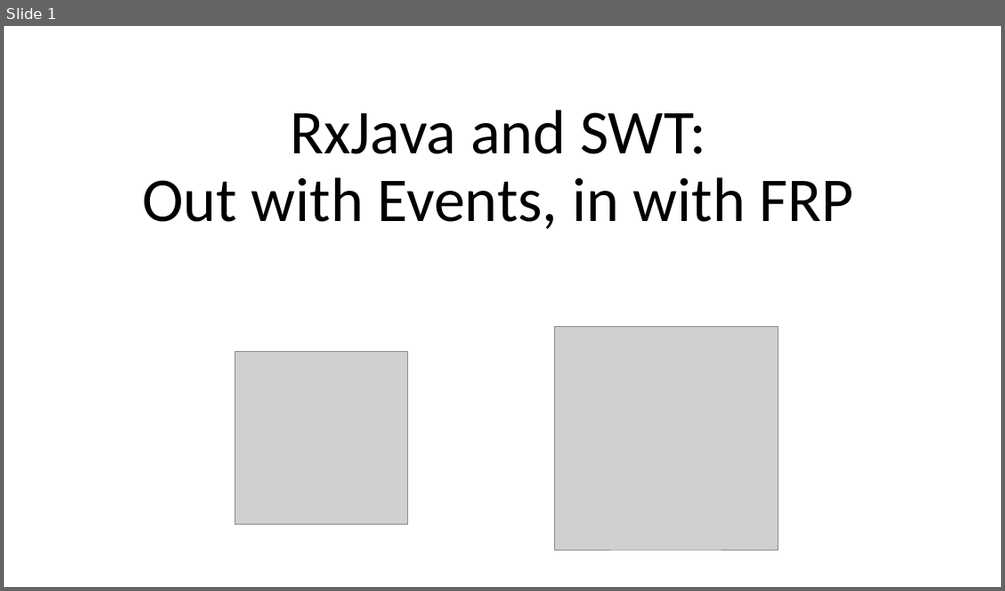
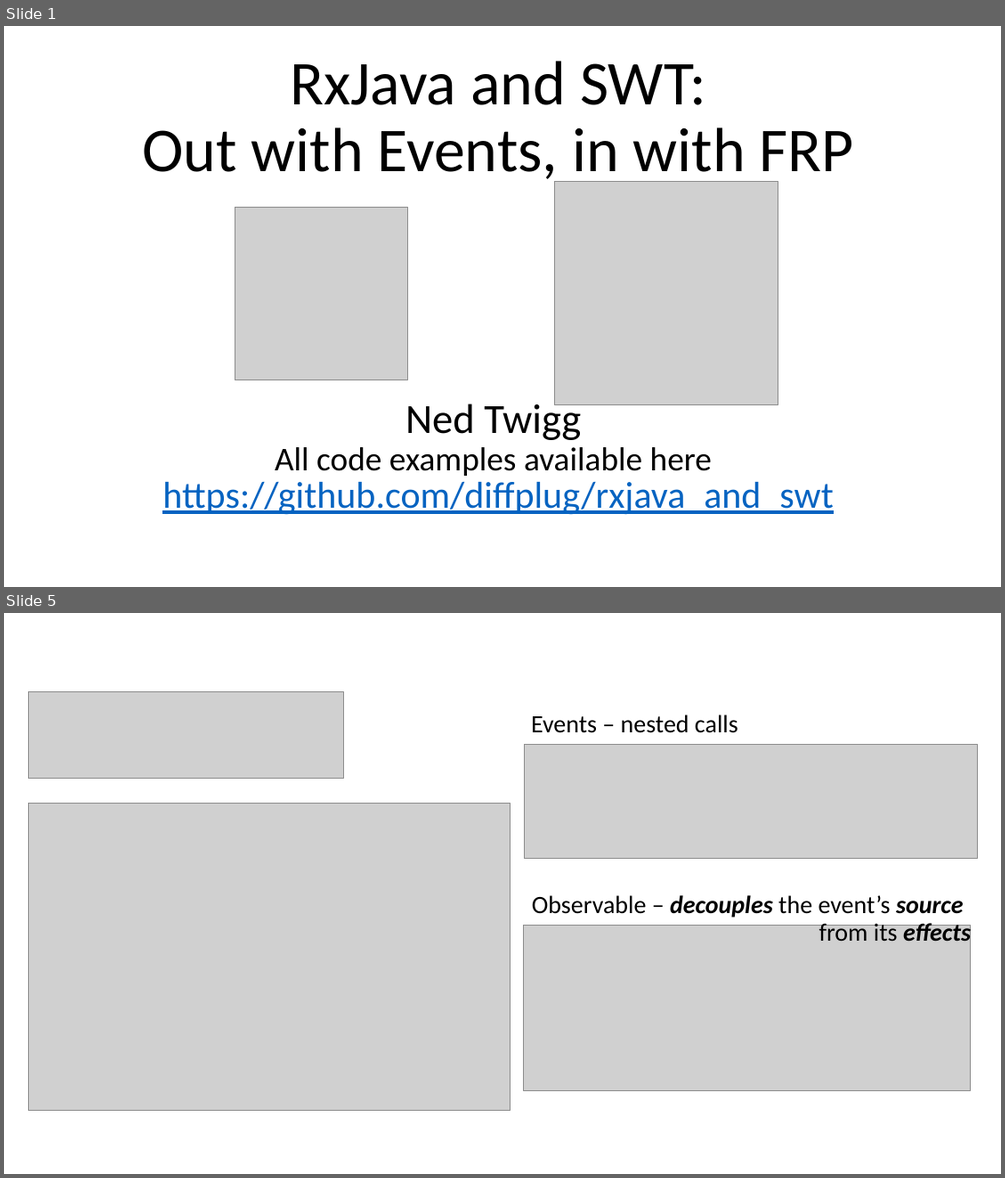
Before and after one commit to diffplug/rxjava-and-swt, a slide deck: RxJava and SWT.pptx. Shown one above the other, each under a label of ours: slide 1 before the commit, slides 1 and 5 after it; the slides between them are not shown. The pictures are 1005x591 and 1005x1178 pixels, drawn with LibreOffice and Linux fonts; fonts in the diff are those of the drawing; grey boxes stand for pictures. Boxes give left, top, right and bottom in pixels: in the first picture for what was removed or moved away, otherwise in the second. Text is boxed around its words. In the diff, an @@ line names an element or a change of style, - is before the commit and + after.

```diff
--- a/RxJava and SWT.pptx
+++ b/RxJava and SWT.pptx
@@ slide 5 added at bbox=[4, 613, 1001, 1174], background #FFFFFF @@
@@ picture added at bbox=[28, 691, 343, 779] @@
@@ picture added at bbox=[28, 803, 510, 1111] @@
@@ group added at bbox=[524, 714, 978, 1091]: 2 pictures, 2 texts @@
+Events – nested calls
+Observable – decouples the event’s source
+from its effects
@@ slide 1 changed as well @@
@@ title "RxJava and SWT: Out with ..." rewrapped from bbox=[142, 110, 854, 229] to bbox=[142, 61, 854, 186] @@
@@ picture: place and size @@
-picture at bbox=[554, 326, 778, 549]
+picture at bbox=[554, 182, 778, 405]
@@ picture: place and size @@
-picture at bbox=[235, 351, 408, 524]
+picture at bbox=[235, 207, 408, 379]
@@ text added at bbox=[275, 398, 712, 475], 32 pt, text #000000 @@
+Ned Twigg
+All code examples available here
@@ text added at bbox=[162, 482, 833, 515], 36 pt, text #0563C1, underline @@
+https://github.com/diffplug/rxjava_and_swt
```
Also in this commit, not shown: 1 other slide changed, 4 other slides added.
